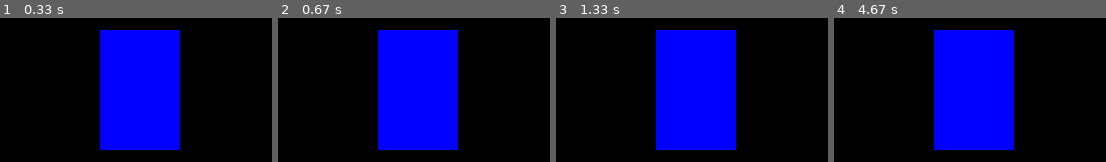
Above: before the commit, frames 1-4 (left to right).
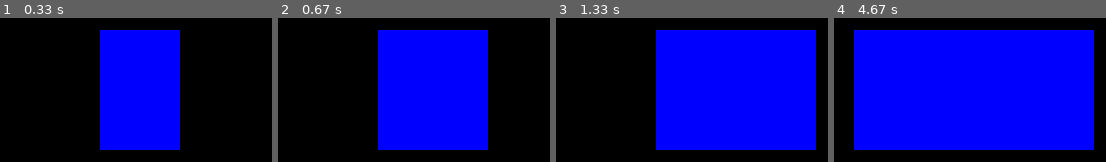
Above: after the commit, the same moments.

Repository: bogdns/bin_project
Game: pygame game, started from game.py
Two runs of this game, one before a commit and one after it. Both use one fixed random seed, a clock stepped at 60 frames per second and the inputs below.
Inputs:
- Up to frame 1 (0.33 s): no input
- Up to frame 2 (0.67 s): hold Right from 0.33 s (still down)
- Up to frame 3 (1.33 s): release Right at 0.8 s; hold Right 0.83-1.3 s
- Up to frame 4 (4.67 s): hold Left 1.33-1.87 s; hold Left 1.9-2.3 s; hold Left 3-3.47 s; hold Left from 4.5 s (still down)

Frame 1 is identical in both runs. In frame 2, 9.2% of the frame differs, in the area x 66-78%, y 8-92%; in frame 3, 25%; in frame 4, 49%, in the area x 7-96%, y 8-92%.

Commit message:
game.py v2

Diff:
--- a/game.py
+++ b/game.py
@@ -19,6 +19,13 @@
     for event in pygame.event.get():
         if event.type == pygame.QUIT:
             run = False
+    keys = pygame.key.get_pressed()
+    if keys[pygame.K_LEFT]:
+        x -= speed
+    if keys[pygame.K_RIGHT]:
+        x += speed
+
+
     pygame.draw.rect(window, (0, 0, 255), (x, y, width, height))
     pygame.display.update()
 
